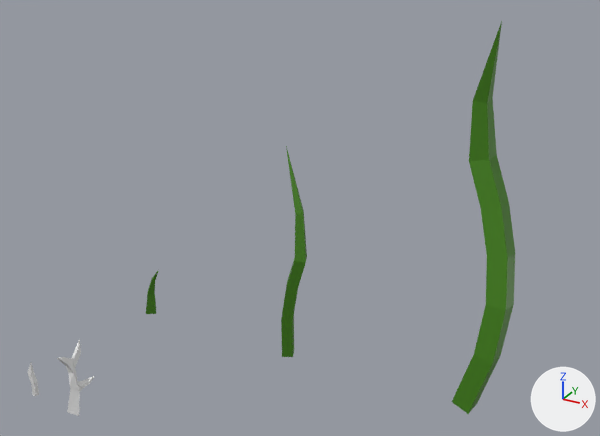
The Blender file Assets/Plants/Tomato/Tomato.blend: old version first, new version second.
Camera for both pictures: a 50 mm lens placed at (5.85, -6.89, 5.13), pointed at (2.43, -0.68, 2.02). Arrows for +X, +Y and +Z are at lower right; the lights stay in place.

In view in the first picture: 'Old Stage 2', 'Stage2', 'Stage3'.
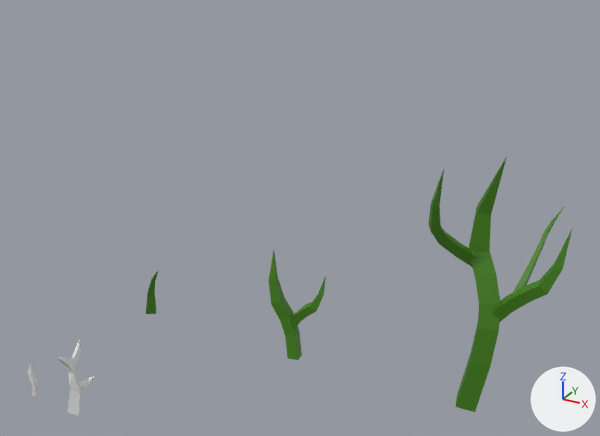
What changed in the scene script:
```text
Change cu_nurbspath:
    where _sp = cu_nurbspath.splines.new('NURBS'); _sp.points.add(3)
    remove _sp.points.foreach_set('co', [0.0, 0.0, 4.007, 1.0, 0.566, -0.222, 2.442, 1.0, 0.0216, -0.171, 1.173, 1.0, 0.0, 0.0, 0.00657, 1.0])
    add _sp.points.foreach_set('co', [-0.178, -0.127, 2.133, 1.0, -0.214, -0.176, 1.3, 1.0, 0.184, -0.03, 0.677, 1.0, 0.242, -0.103, 0.0511, 1.0])
Change cu_nurbspath_002:
    where _sp = cu_nurbspath_002.splines.new('NURBS'); _sp.points.add(4)
    remove _sp.points.foreach_set('co', [-0.084, 0.0562, 6.286, 1.0, -0.57, 0.623, 4.663, 1.0, 0.206, 0.284, 3.162, 1.0, 0.404, -0.0729, 1.349, 1.0, -0.084, 0.0562, -0.00161, 1.0])
    add _sp.points.foreach_set('co', [0.128, 0.243, 4.326, 1.0, -0.361, 0.488, 2.962, 1.0, 0.119, 0.3, 2.112, 1.0, 0.184, 0.133, 1.186, 1.0, -0.0616, 0.107, -0.0287, 1.0])
Add cu_nurbspath_006:
    cu_nurbspath_006 = bpy.data.curves.new('NurbsPath.006', 'CURVE')
    cu_nurbspath_006.dimensions = '3D'
    _sp = cu_nurbspath_006.splines.new('NURBS'); _sp.points.add(3)
    _sp.points.foreach_set('co', [0.668, 0.378, 0.0656, 1.0, 0.488, 0.293, -0.281, 1.0, 0.439, 0.1, -0.626, 1.0, 0.266, -0.293, -1.277, 1.0])
    _sp.points.foreach_set('radius', [0.002, 0.805, 0.805, 1.514])
    _sp.order_u = 3
    _sp.order_v = 0
    _sp.resolution_u = 2
    _sp.use_endpoint_u = True
    _sp.use_smooth = False
    cu_nurbspath_006.materials.append(mat_leaves)  # green #458414
    cu_nurbspath_006.use_path = True
    cu_nurbspath_006.bevel_mode = 'OBJECT'
    cu_nurbspath_006.bevel_profile.use_clip = True
    cu_nurbspath_006.resolution_u = 2
    cu_nurbspath_006.fill_mode = 'FULL'
    cu_nurbspath_006.use_fill_caps = True
    cu_nurbspath_006.bevel_object = ob_profile
Add cu_nurbspath_005:
    cu_nurbspath_005 = bpy.data.curves.new('NurbsPath.005', 'CURVE')
    cu_nurbspath_005.dimensions = '3D'
    _sp = cu_nurbspath_005.splines.new('NURBS'); _sp.points.add(3)
    _sp.points.foreach_set('co', [-0.239, -0.695, 0.656, 1.0, -0.416, -0.666, -0.236, 1.0, -0.249, -0.268, -0.715, 1.0, 0.24, 0.178, -1.179, 1.0])
    _sp.points.foreach_set('radius', [0.00297, 2.146, 2.146, 2.247])
    _sp.order_u = 3
    _sp.order_v = 0
    _sp.resolution_u = 2
    _sp.use_endpoint_u = True
    _sp.use_smooth = False
    cu_nurbspath_005.materials.append(mat_leaves)  # green #458414
    cu_nurbspath_005.use_path = True
    cu_nurbspath_005.bevel_mode = 'OBJECT'
    cu_nurbspath_005.bevel_profile.use_clip = True
    cu_nurbspath_005.resolution_u = 2
    cu_nurbspath_005.fill_mode = 'FULL'
    cu_nurbspath_005.use_fill_caps = True
    cu_nurbspath_005.bevel_object = ob_profile
Add cu_nurbspath_004:
    cu_nurbspath_004 = bpy.data.curves.new('NurbsPath.004', 'CURVE')
    cu_nurbspath_004.dimensions = '3D'
    _sp = cu_nurbspath_004.splines.new('NURBS'); _sp.points.add(3)
    _sp.points.foreach_set('co', [1.619, 0.0652, 0.723, 1.0, 1.538, -0.0631, -0.198, 1.0, 0.964, -0.0401, -0.525, 1.0, 0.547, 0.0988, -1.174, 1.0])
    _sp.points.foreach_set('radius', [0.00341, 2.462, 2.462, 2.578])
    _sp.order_u = 3
    _sp.order_v = 0
    _sp.resolution_u = 2
    _sp.use_endpoint_u = True
    _sp.use_smooth = False
    cu_nurbspath_004.materials.append(mat_leaves)  # green #458414
    cu_nurbspath_004.use_path = True
    cu_nurbspath_004.bevel_mode = 'OBJECT'
    cu_nurbspath_004.bevel_profile.use_clip = True
    cu_nurbspath_004.resolution_u = 2
    cu_nurbspath_004.fill_mode = 'FULL'
    cu_nurbspath_004.use_fill_caps = True
    cu_nurbspath_004.bevel_object = ob_profile
Add cu_nurbspath_003:
    cu_nurbspath_003 = bpy.data.curves.new('NurbsPath.003', 'CURVE')
    cu_nurbspath_003.dimensions = '3D'
    _sp = cu_nurbspath_003.splines.new('NURBS'); _sp.points.add(3)
    _sp.points.foreach_set('co', [1.315, 0.0202, 0.399, 1.0, 1.265, -0.0602, -0.179, 1.0, 0.905, -0.0458, -0.383, 1.0, 0.644, 0.0412, -0.79, 1.0])
    _sp.points.foreach_set('radius', [0.00271, 1.96, 1.96, 2.053])
    _sp.order_u = 3
    _sp.order_v = 0
    _sp.resolution_u = 2
    _sp.use_endpoint_u = True
    _sp.use_smooth = False
    cu_nurbspath_003.materials.append(mat_leaves)  # green #458414
    cu_nurbspath_003.use_path = True
    cu_nurbspath_003.bevel_mode = 'OBJECT'
    cu_nurbspath_003.bevel_profile.use_clip = True
    cu_nurbspath_003.resolution_u = 2
    cu_nurbspath_003.fill_mode = 'FULL'
    cu_nurbspath_003.use_fill_caps = True
    cu_nurbspath_003.bevel_object = ob_profile
Add ob_stage3_branch_002:
    ob_stage3_branch_002 = bpy.data.objects.new('Stage3.Branch.002', cu_nurbspath_006)
    ob_stage3_branch_002.parent = ob_stage3
    ob_stage3_branch_002.location = (4.161, 0.309, 2.092)
    ob_stage3_branch_002.scale = (0.615, 0.615, 0.615)
Add ob_stage3_branch_001:
    ob_stage3_branch_001 = bpy.data.objects.new('Stage3.Branch.001', cu_nurbspath_005)
    ob_stage3_branch_001.parent = ob_stage3
    ob_stage3_branch_001.location = (3.798, 0.161, 2.2)
    ob_stage3_branch_001.scale = (0.615, 0.615, 0.615)
Add ob_stage3_branch:
    ob_stage3_branch = bpy.data.objects.new('Stage3.Branch', cu_nurbspath_004)
    ob_stage3_branch.parent = ob_stage3
    ob_stage3_branch.location = (3.734, 0.119, 1.653)
    ob_stage3_branch.scale = (0.615, 0.615, 0.615)
Add ob_stage2_branch:
    ob_stage2_branch = bpy.data.objects.new('Stage2.Branch', cu_nurbspath_003)
    ob_stage2_branch.parent = ob_stage2
    ob_stage2_branch.location = (1.698, 0.0141, 2.04)
    ob_stage2_branch.scale = (0.615, 0.615, 0.615)
```

Location of each change, [x1, y1, x2, y2] in pixels of the pictures (600 x 436 px):
'Stage3', reshaped (19% narrower, 35% shorter)
    before: [452, 21, 515, 414]
    after: [456, 157, 507, 412]
'Stage2', reshaped (26% wider, 48% shorter)
    before: [281, 146, 307, 357]
    after: [269, 250, 302, 360]
'Stage3.Branch', added (green)
    after: [492, 230, 572, 322]
'Stage3.Branch.001', added (green)
    after: [428, 169, 476, 267]
'Stage3.Branch.002', added (green)
    after: [512, 207, 564, 294]
'Stage2.Branch', added (green)
    after: [290, 276, 326, 329]
